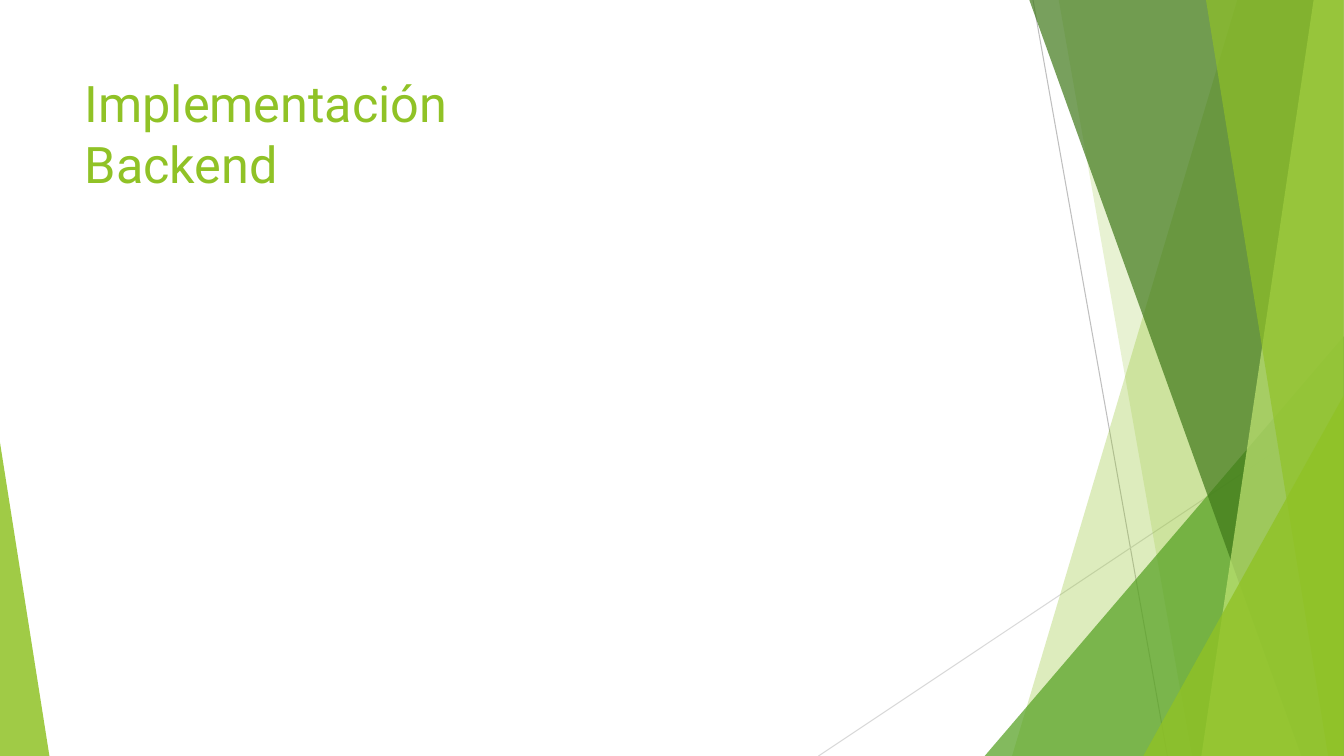
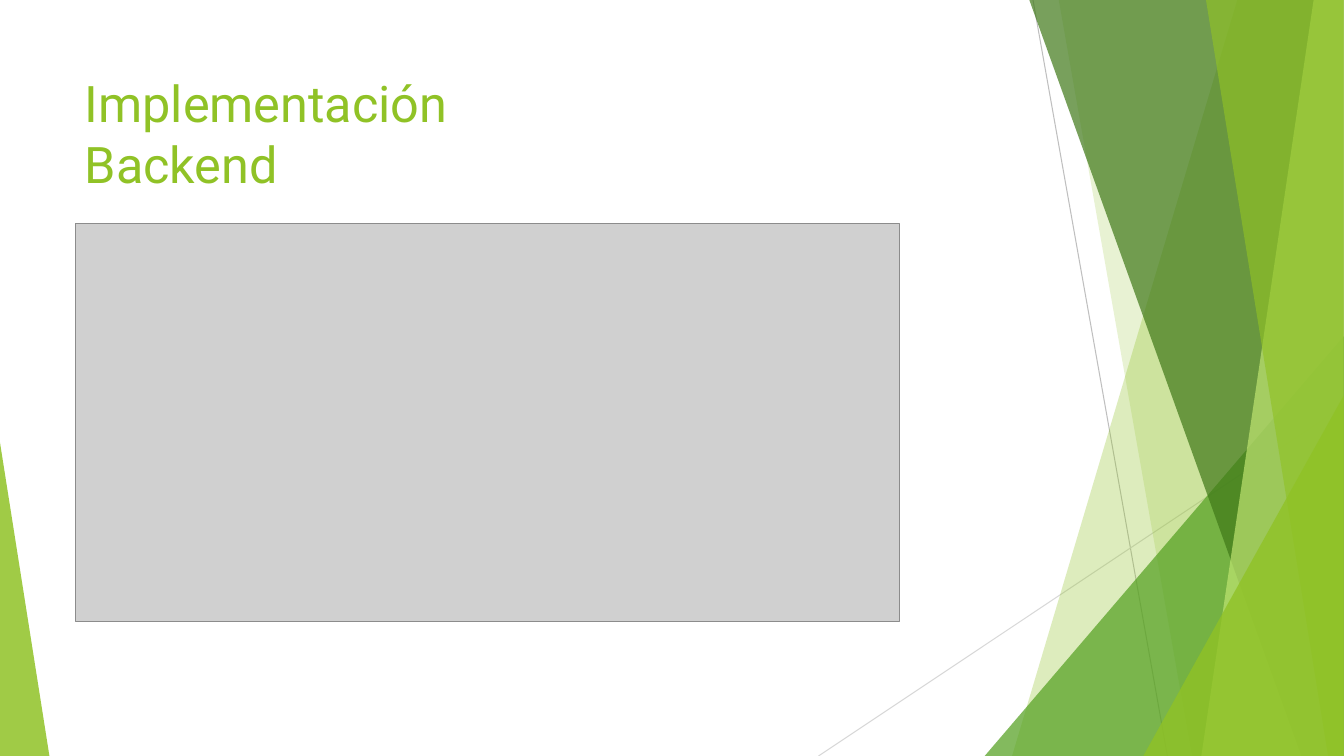
Before and after one commit to jojube95/piset, a slide deck: slide 15 of entregables/presentation/Análisis y desarrollo de una aplicación de gestión de tareas para grupos.pptx (slide 16 before the commit). Drawn at 1344x756 pixels with LibreOffice and Linux fonts; fonts in the diff are those of the drawing; grey boxes stand for pictures. Boxes give left, top, right and bottom in pixels: in the first picture for what was removed or moved away, otherwise in the second. Text is boxed around its words. In the diff, an @@ line names an element or a change of style, - is before the commit and + after.

```diff
--- a/entregables/presentation/Análisis y desarrollo de una aplicación de gestión de tareas para grupos.pptx
+++ b/entregables/presentation/Análisis y desarrollo de una aplicación de gestión de tareas para grupos.pptx
@@ picture added at [75, 224, 899, 621] @@
@@ line (1344, 406) - (819, 756): stroke #D9D9D9 0.75 pt to #D8D8D8 0.75 pt @@
```
Also in this commit, not shown: 18 other slides changed, 4 slides added, 3 slides removed.
